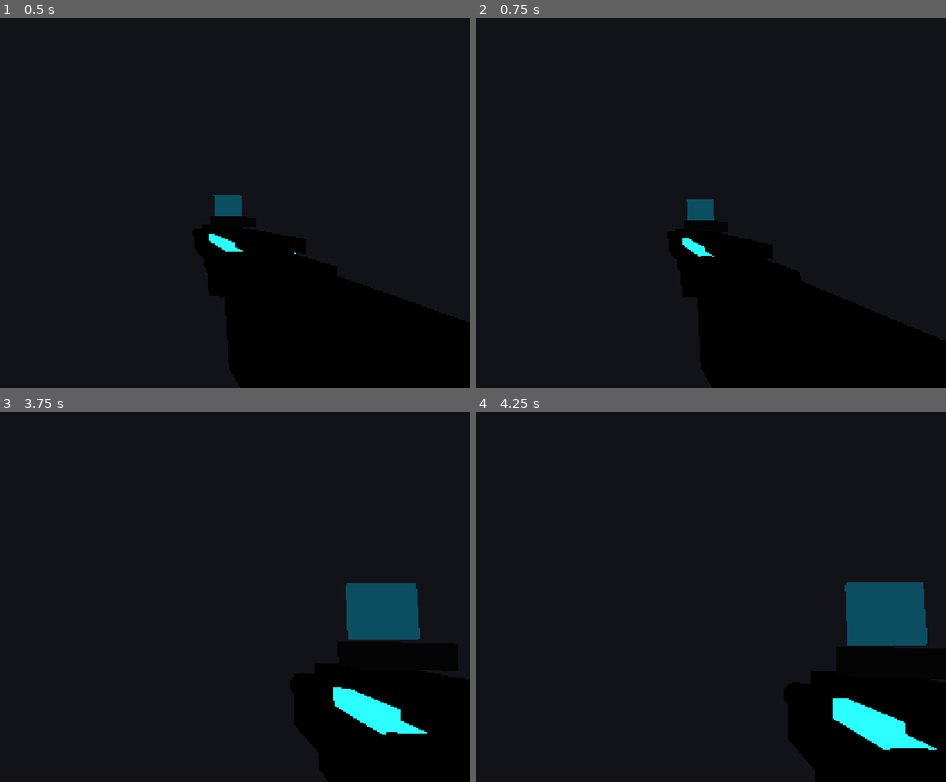
Above: before the commit, frames 1-4 (two rows, left to right).
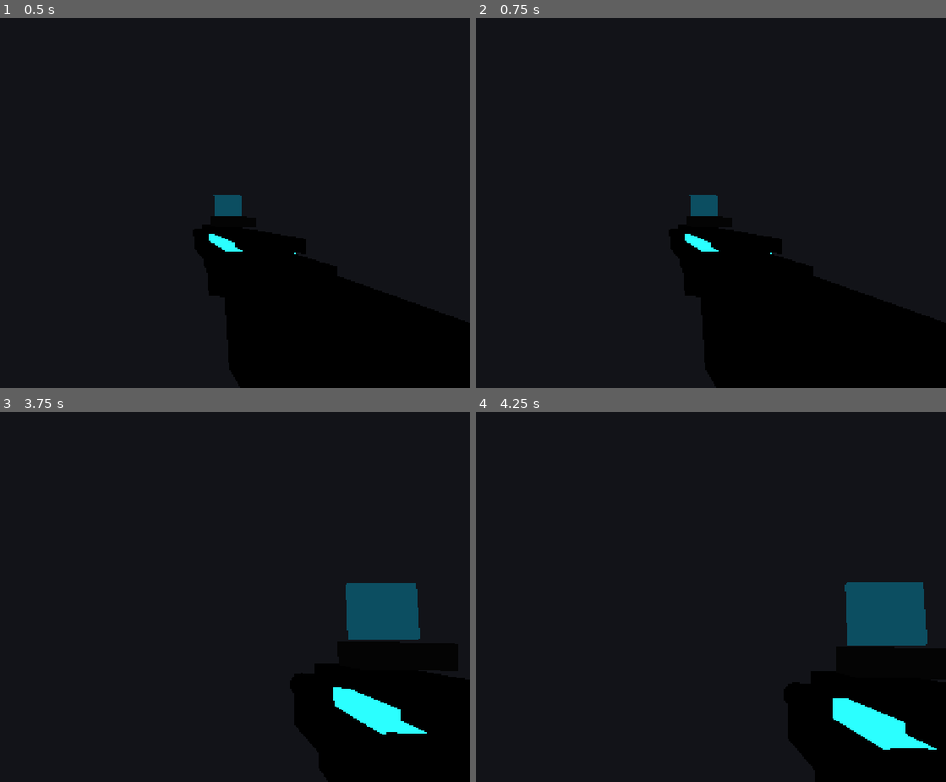
Above: after the commit, the same moments.

Repository: AltenLi/ac_fps_android_game
Game: Godot game, scene res://scenes/player.tscn
Same seed, same stepped clock (60 frames per second), same inputs: the game is played once before the commit and once after it. This scene is started directly instead of the project's main scene.
Inputs (mouse positions are in pixels of both pictures, inside the frame that each line leads up to):
- Up to frame 1 (0.5 s): no input
- Up to frame 2 (0.75 s): tap Enter at 0.5 s; move the mouse to (645, 195) at 0.52 s; hold W (move_forward) from 0.53 s (still down); tap Space (jump) at 0.6 s; click (645, 195) at 0.67 s
- Up to frame 3 (3.75 s): keep holding W (move_forward); tap Space (jump) at 0.77, 1.07, 1.25, 1.52, 1.55, 1.82, 2.3, 2.75, 3.02, 3.05, 3.32 s; move the mouse to (98, 593) at 1.27 s; tap Tab (capture_mouse) at 1.35 s; tap Enter at 2, 3.5 s; move the mouse to (150, 585) at 2.02 s; press the mouse at (150, 585) at 2.03 s; move the mouse to (122, 597) at 2.77 s; release the mouse at (122, 597) at 2.78 s; tap Ctrl (prone) at 2.85 s; click (122, 597) at 2.92 s; move the mouse to (183, 597) at 3.52 s; hold Z (scope_zoom) from 3.53 s (still down)
- Up to frame 4 (4.25 s): keep holding W (move_forward); keep holding Z (scope_zoom); tap Space (jump) at 3.77, 3.8, 4.07 s; tap R (reload) at 4.15 s

Frame 1 is identical in both runs. In frame 2, 0.4% of the frame differs, in the area x 43-63%, y 47-65%; in frame 3, less than 0.1%; in frame 4, less than 0.1%.

Commit message:
Fix double jump input

Diff:
--- a/scripts/player_controller.gd
+++ b/scripts/player_controller.gd
@@ -60,6 +60,7 @@
 var _scope_index := 0
 var _target_fov := BASE_CAMERA_FOV
 var _air_jumps_used := 0
+var _jump_started := false
 var _grenade_timer := 0.0
 var _grenades_remaining := GRENADE_MAX_PER_ROUND
 var _is_prone := false
@@ -128,15 +129,7 @@
 func mobile_jump() -> void:
 	if not can_accept_mobile_input():
 		return
-	var gravity := float(ProjectSettings.get_setting("physics/3d/default_gravity"))
-	if is_on_floor():
-		velocity.y = sqrt(2.0 * gravity * MOBILE_JUMP_HEIGHT)
-		_air_jumps_used = 0
-		_play_jump_motion(false)
-	elif _air_jumps_used < 1:
-		velocity.y = sqrt(2.0 * gravity * SECOND_JUMP_HEIGHT)
-		_air_jumps_used += 1
-		_play_jump_motion(true)
+	_try_jump()
 
 func mobile_toggle_scope() -> void:
 	if can_accept_mobile_input():
@@ -307,15 +300,13 @@
 	if not is_on_floor():
 		velocity.y -= gravity * delta
 	elif Input.is_action_just_pressed("jump"):
-		velocity.y = JUMP_VELOCITY
-		_air_jumps_used = 0
-		_play_jump_motion(false)
+		_try_jump()
 	else:
-		_air_jumps_used = 0
-	if not is_on_floor() and Input.is_action_just_pressed("jump") and _air_jumps_used < 1:
-		velocity.y = sqrt(2.0 * gravity * SECOND_JUMP_HEIGHT)
-		_air_jumps_used += 1
-		_play_jump_motion(true)
+		if is_on_floor() and velocity.y <= 0.0:
+			_air_jumps_used = 0
+			_jump_started = false
+	if not is_on_floor() and Input.is_action_just_pressed("jump"):
+		_try_jump()
 	var input_dir := Input.get_vector("move_left", "move_right", "move_forward", "move_backward")
 	if mobile_move.length() > 0.05:
 		input_dir = mobile_move
@@ -333,6 +324,18 @@
 		velocity.z = move_toward(velocity.z, 0, SPEED)
 	move_and_slide()
 
+func _try_jump() -> void:
+	var gravity := float(ProjectSettings.get_setting("physics/3d/default_gravity"))
+	if is_on_floor() and not _jump_started:
+		velocity.y = sqrt(2.0 * gravity * JUMP_HEIGHT)
+		_air_jumps_used = 0
+		_jump_started = true
+		_play_jump_motion(false)
+	elif _jump_started and _air_jumps_used < 1:
+		velocity.y = sqrt(2.0 * gravity * SECOND_JUMP_HEIGHT)
+		_air_jumps_used += 1
+		_play_jump_motion(true)
+
 func _set_prone(active: bool) -> void:
 	_is_prone = active
 	if _body_capsule != null:
--- a/tests/test_mobile_controls.gd
+++ b/tests/test_mobile_controls.gd
@@ -30,7 +30,9 @@
 	t.is_true(player_text.contains("const SECOND_JUMP_HEIGHT := 2.7"), "Second jump height should be about one and a half people")
 	t.is_true(player_text.contains("const MOBILE_JUMP_HEIGHT := JUMP_HEIGHT"), "Mobile jump height should match desktop")
 	t.is_true(player_text.contains("_air_jumps_used < 1"), "Player should support one extra air jump")
-	t.is_true(player_text.contains("not is_on_floor() and Input.is_action_just_pressed(\"jump\")"), "Second jump should require pressing jump again while airborne")
+	t.is_true(player_text.contains("var _jump_started := false"), "Jump state should remember that the first jump has started")
+	t.is_true(player_text.contains("func _try_jump()"), "Jump and mobile jump should share the same double-jump logic")
+	t.is_true(player_text.contains("_jump_started and _air_jumps_used < 1"), "Second jump should trigger after the first jump has started")
 	t.is_true(player_text.contains("_play_jump_motion(true)"), "Second jump should play a stronger first-person jump animation")
 	t.is_true(player_text.contains("if input_dir.length() > 0.01:"), "Air movement should continue to accept input")
 	t.is_true(player_text.contains("SCOPE_ZOOM_LEVELS := [1.0, 2.5, 5.0]"), "Guns should support 2.5x and 5.0x aim zoom")
